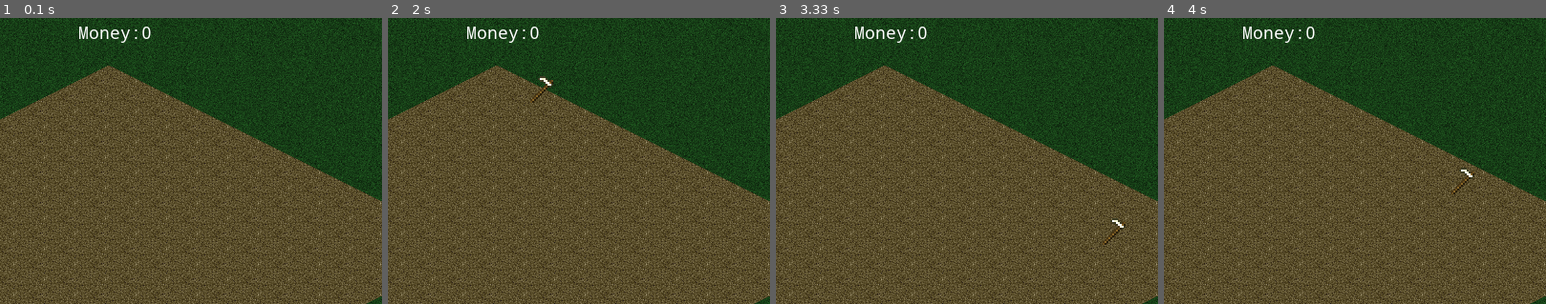
Above: before the commit, frames 1-4 (left to right).
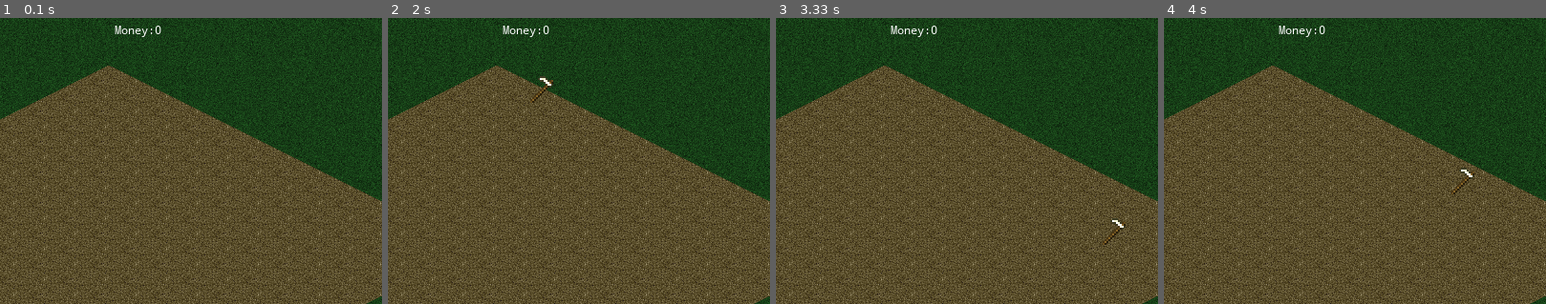
Above: after the commit, the same moments.

Repository: orneo1212/PythonFarmGame
Game: pygame game, started from pyFarmGame.py
The game is run twice, just before and just after one commit, with the same random seed, the same clock (stepped at 60 frames per second) and the same inputs. The source is Python 2; it was converted automatically to run under Python 3.
Inputs (mouse positions are % of the whole screen's width and height, from its top left):
- Up to frame 1 (0.1 s): no input
- Up to frame 2 (2 s): tap 2 at 0.33 s; tap 3 at 0.67 s; tap 1 at 1 s; click (62, 59) at 1.38 s; click (52, 16) at 1.72 s
- Up to frame 3 (3.33 s): click (45, 76) at 2.05 s; click (47, 33) at 2.38 s; click (36, 29) at 2.72 s; click (76, 41) at 3.05 s
- Up to frame 4 (4 s): click (81, 48) at 3.38 s; click (71, 32) at 3.72 s
The pictures show only the part of the screen within x 35-85%, y 0-50%; the shares and areas given below are measured in that part.

The runs differ from the first frame. In frame 1, 0.4% of the frame differs, in the area x 20-43%, y 2-9%; in frame 2, 0.4%; in frame 3, 0.4%; in frame 4, 0.4%.

Commit message:
Code refactor

Diff:
--- a/farmlib/widgetlabel.py
+++ b/farmlib/widgetlabel.py
@@ -5,16 +5,31 @@
 class Label(Widget):
     def __init__(self, text, position, size = 12,
             color = (255, 255, 255), align = "left"):
+        self.text = text
         self.labelfont = pygame.font.Font("droidsansmono.ttf", size)
-        self.image = self.labelfont.render(text, 1, color)
+        self.image = None
+        self.color = color
+        self.position = position
+        self.align = align
 
-        width = self.image.get_size()[0]
-        height = self.image.get_size()[1]
-        if align == "center":
-            position = position[0] - width / 2, position[1]
+        #set width and height
+        self.render_text()
+        self.width = self.image.get_size()[0]
+        self.height = self.image.get_size()[1]
+        self.setposition(self.position)
+        Widget.__init__(self, (self.width, self.height))
 
-        Widget.__init__(self, (width, height))
+    def render_text(self):
+        self.image = self.labelfont.render(self.text, 1, self.color)
+
+    def setposition(self, position):
+        if self.align == "center":
+            position = position[0] - self.width / 2, position[1]
         self.position = position
 
     def redraw(self, surface):
         surface.blit(self.image, self.position)
+
+    def settext(self, newtext):
+        self.text = newtext
+        self.render_text()
--- a/pyFarmGame.py
+++ b/pyFarmGame.py
@@ -53,6 +53,7 @@
                                         color = (255, 255, 0),
                                         align = "center")
                                         )
+        self.moneylabel = Label("", (0, 0), align = "center")
         pygame.display.set_caption("PyFarmGame")
 
         self.running = True
@@ -65,7 +66,7 @@
 
         #update a farm
         modified = self.farm.update()
-        if modified:self.generate_field_sprites()
+        if modified:self.regenerate_groups()
 
     def regenerate_groups(self):
         self.groups[0] = generate_field_sprites(
@@ -128,6 +129,15 @@
                 #regenerate sprites
                 self.regenerate_groups()
 
+    def active_game_events(self, event):
+        if event.type == pygame.KEYDOWN:
+            if event.key == pygame.K_1:
+                self.currenttool = "harvest"
+            if event.key == pygame.K_2:
+                self.currenttool = "plant"
+            if event.key == pygame.K_3:
+                self.currenttool = "watering"
+
     def events(self):
         """Events handler"""
 
@@ -142,12 +152,7 @@
                     self.running = False
                 #Events only for active game
                 if not self.sellwindow.visible:
-                    if event.key == pygame.K_1:
-                        self.currenttool = "harvest"
-                    if event.key == pygame.K_2:
-                        self.currenttool = "plant"
-                    if event.key == pygame.K_3:
-                        self.currenttool = "watering"
+                    self.active_game_events(event)
                 #
                 if event.key == pygame.K_s:
                     if self.sellwindow.visible:
@@ -164,10 +169,11 @@
         #Draw Farmfeld
         self.groups[0].draw(screen)
 
+        #Render current money
         text = "Money:%s" % self.player.money
-        text = self.font2.render(text, 1, (255, 255, 255))
-        text.set_colorkey((255, 0, 255))
-        screen.blit(text, (400 - text.get_size()[0] / 2, 5))
+        self.moneylabel.settext(text)
+        self.moneylabel.setposition((400, 5))
+        self.moneylabel.redraw(screen)
 
         #Draw tools and selected tool rectangle
         draw_tools(screen, self.currenttool, self.currentseed, self.images)
